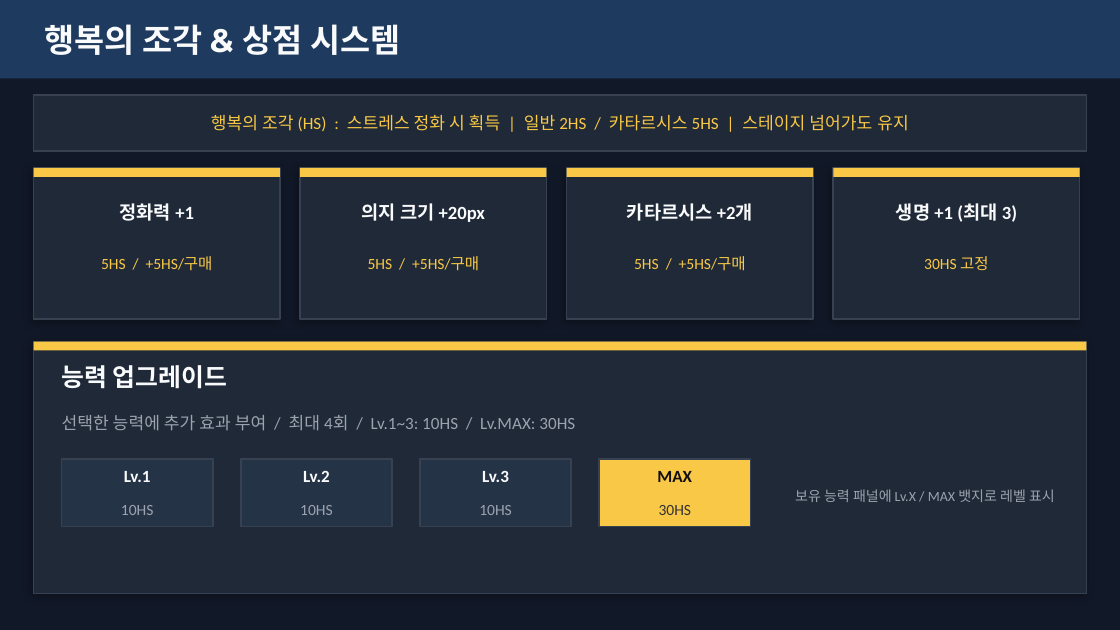
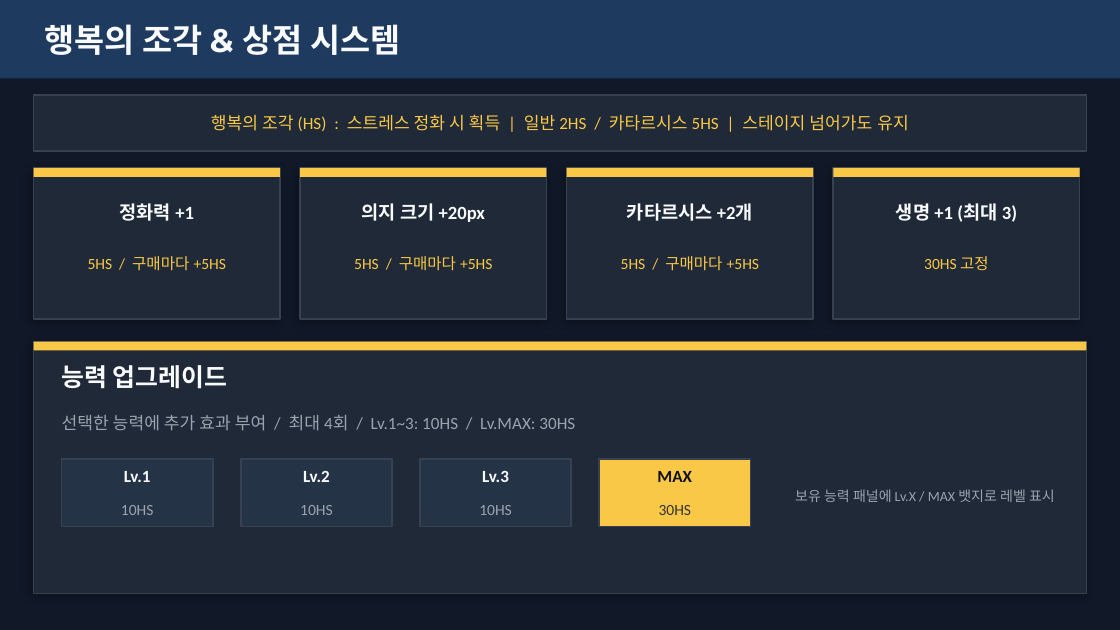
Before and after one commit to nyapy0811/blockbreak, a slide deck: slide 5 of 행복을 찾아서 발표자료/행복을_찾아서_발표자료.pptx. Drawn at 1120x630 pixels with LibreOffice and Linux fonts; fonts in the diff are those of the drawing. Boxes give left, top, right and bottom in pixels: in the first picture for what was removed or moved away, otherwise in the second. Text is boxed around its words. In the diff, an @@ line names an element or a change of style, - is before the commit and + after.

```diff
--- a/행복을 찾아서 발표자료/행복을_찾아서_발표자료.pptx
+++ b/행복을 찾아서 발표자료/행복을_찾아서_발표자료.pptx
@@ text at (88, 256, 226, 271): text changed @@
-5HS / +5HS/구매
+5HS / 구매마다 +5HS
@@ text at (354, 256, 492, 271): text changed @@
-5HS / +5HS/구매
+5HS / 구매마다 +5HS
@@ text at (621, 256, 759, 271): text changed @@
-5HS / +5HS/구매
+5HS / 구매마다 +5HS
```
Also in this commit, not shown: 5 other slides changed, 1 other file.
